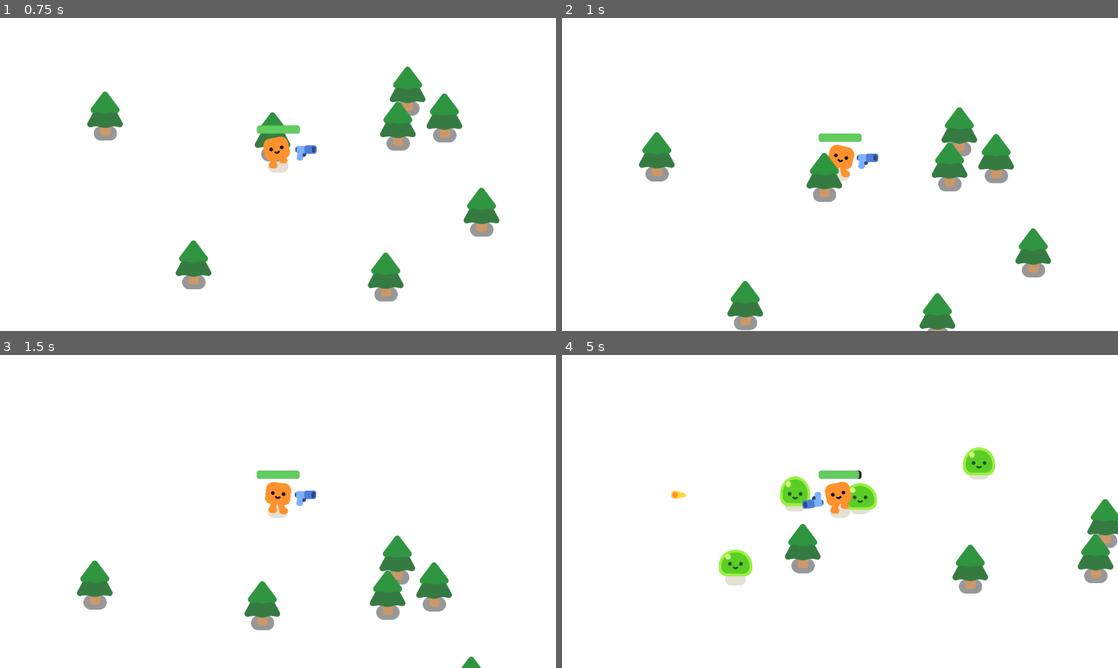
Above: before the commit, frames 1-4 (two rows, left to right).
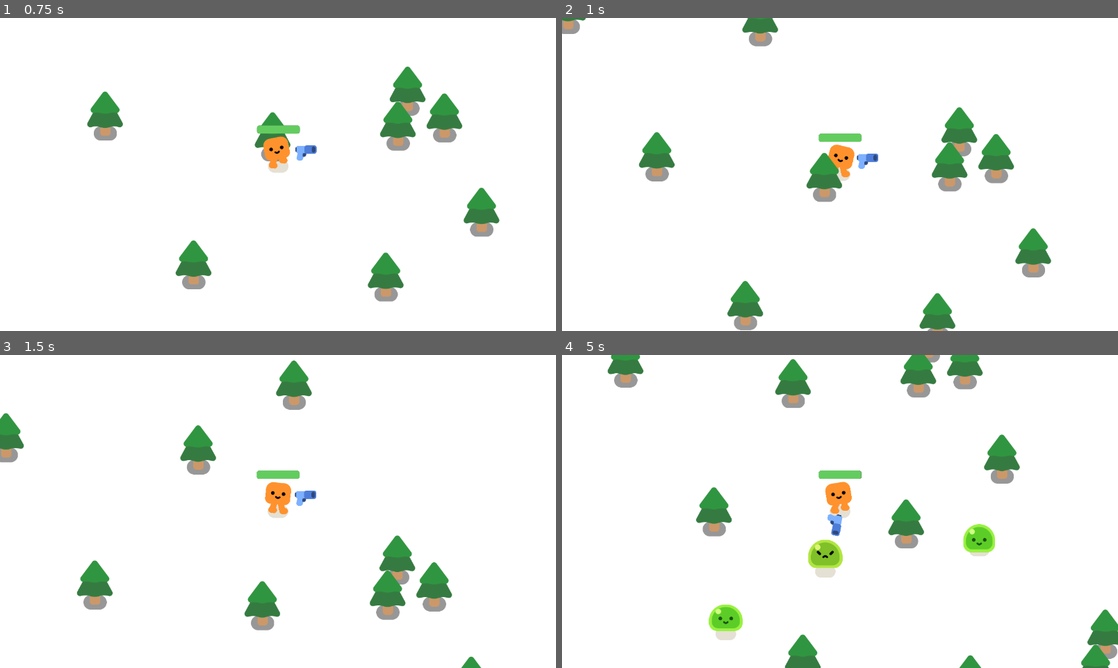
Above: after the commit, the same moments.

Repository: Nexilios/survivor-like
Game: Godot game, scene res://scenes/survivors_game.tscn
Two runs of this game, one before a commit and one after it. Both use one fixed random seed, a clock stepped at 60 frames per second and the inputs below.
Inputs (mouse positions are in pixels of both pictures, inside the frame that each line leads up to):
- Up to frame 1 (0.75 s): tap Enter at 0.5 s; move the mouse to (250, 237) at 0.52 s; hold W (move_up) from 0.53 s (still down)
- Up to frame 2 (1 s): keep holding W (move_up)
- Up to frame 3 (1.5 s): keep holding W (move_up); move the mouse to (444, 558) at 1.27 s
- Up to frame 4 (5 s): move the mouse to (673, 464) at 2.02 s; release W (move_up) at 2.03 s; hold A (move_left) 2.03-3.53 s; move the mouse to (867, 511) at 2.77 s; move the mouse to (756, 433) at 3.52 s; hold S (move_down) 3.53-4.28 s; move the mouse to (962, 495) at 4.27 s; hold D (move_right) from 4.28 s (still down)

Frame 1 is identical in both runs. In frame 2, 0.6% of the frame differs, in the area x 0-39%, y 0-10%; in frame 3, 1.8%; in frame 4, 12%, in the area x 8-100%, y 0-100%.

Commit message:
Created game over screen with auto restart

Diff:
--- a/scenes/survivors_game.tscn
+++ b/scenes/survivors_game.tscn
@@ -56,8 +56,73 @@
 [node name="PineTree8" parent="." instance=ExtResource("2_iibvp")]
 position = Vector2(941, 401)
 
+[node name="PineTree9" parent="." instance=ExtResource("2_iibvp")]
+position = Vector2(-193, -640)
+rotation = -0.00159378
+
+[node name="PineTree10" parent="." instance=ExtResource("2_iibvp")]
+position = Vector2(98, -151)
+rotation = -0.00159378
+
+[node name="PineTree11" parent="." instance=ExtResource("2_iibvp")]
+position = Vector2(802, -722)
+rotation = -0.00159378
+
+[node name="PineTree12" parent="." instance=ExtResource("2_iibvp")]
+position = Vector2(923, -634)
+rotation = -0.00159378
+
+[node name="PineTree13" parent="." instance=ExtResource("2_iibvp")]
+position = Vector2(770, -607)
+rotation = -0.00159378
+
+[node name="PineTree14" parent="." instance=ExtResource("2_iibvp")]
+position = Vector2(1045, -324)
+rotation = -0.00159378
+
+[node name="PineTree15" parent="." instance=ExtResource("2_iibvp")]
+position = Vector2(730, -111)
+rotation = -0.00159378
+
+[node name="PineTree16" parent="." instance=ExtResource("2_iibvp")]
+position = Vector2(358, -572)
+rotation = -0.00159378
+
 [node name="SpawnTimer" type="Timer" parent="."]
 unique_name_in_owner = true
 autostart = true
 
+[node name="GameOver" type="CanvasLayer" parent="."]
+unique_name_in_owner = true
+visible = false
+
+[node name="ColorRect" type="ColorRect" parent="GameOver"]
+anchors_preset = 15
+anchor_right = 1.0
+anchor_bottom = 1.0
+grow_horizontal = 2
+grow_vertical = 2
+color = Color(0, 0, 0, 0.564706)
+
+[node name="Label" type="Label" parent="GameOver/ColorRect"]
+modulate = Color(0.984102, 0.135715, 0, 1)
+layout_mode = 1
+anchors_preset = 8
+anchor_left = 0.5
+anchor_top = 0.5
+anchor_right = 0.5
+anchor_bottom = 0.5
+offset_left = -43.5
+offset_top = -11.5
+offset_right = 43.5
+offset_bottom = 11.5
+grow_horizontal = 2
+grow_vertical = 2
+theme_override_font_sizes/font_size = 127
+text = "Game Over
+"
+horizontal_alignment = 1
+vertical_alignment = 1
+
+[connection signal="health_depleted" from="Player" to="." method="_on_player_health_depleted"]
 [connection signal="timeout" from="SpawnTimer" to="." method="_on_timer_timeout"]
--- a/scripts/survivors_game.gd
+++ b/scripts/survivors_game.gd
@@ -11,3 +11,12 @@
 func _on_timer_timeout() -> void:
 	spawn_mob()
 	%SpawnTimer.wait_time = randf_range(0.5, 2)
+
+func _on_player_health_depleted() -> void:
+	%GameOver.visible = true
+
+	get_tree().paused = true
+	await get_tree().create_timer(3.0).timeout
+
+	get_tree().paused = false
+	get_tree().reload_current_scene()
